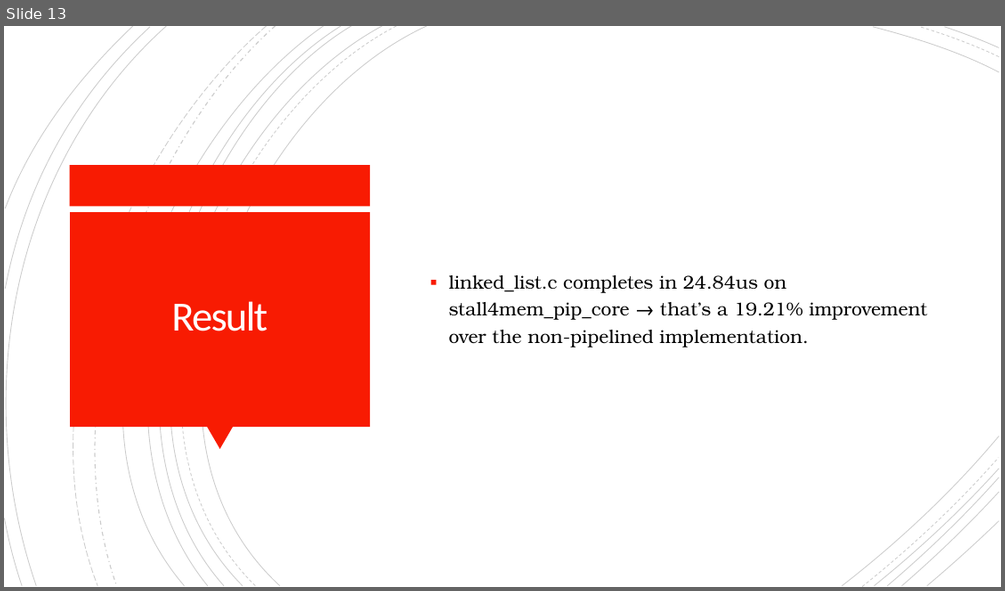
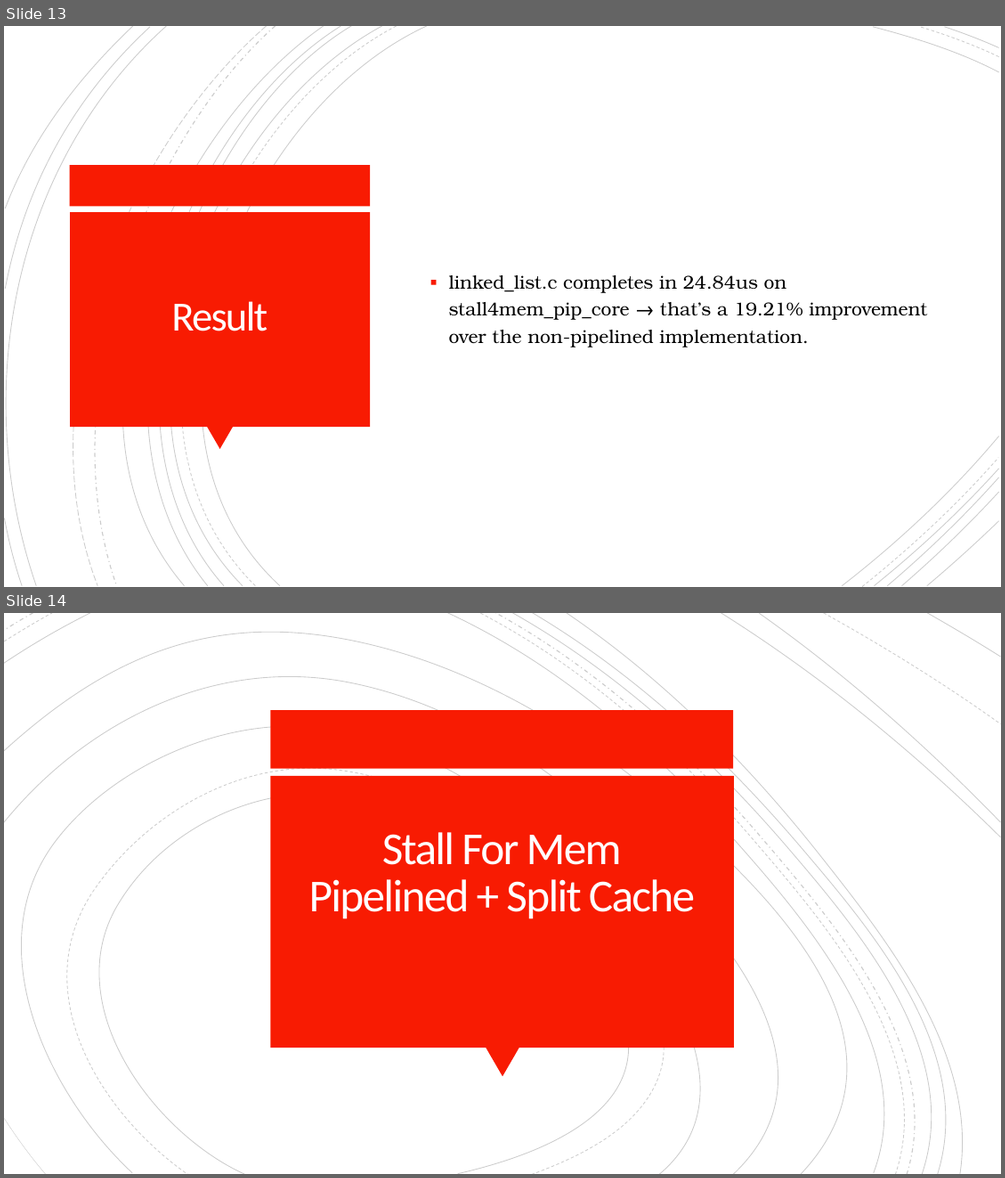
Before and after one commit to mrinav-saxena/riscv_verif0, a slide deck: rtl/core/multi_cycle/stall_for_mem_core.pptx. Shown one above the other, each under a label of ours: slide 13 before the commit, slides 13 and 14 after it. The pictures are 1005x591 and 1005x1178 pixels, drawn with LibreOffice and Linux fonts; fonts in the diff are those of the drawing. Boxes give left, top, right and bottom in pixels: in the first picture for what was removed or moved away, otherwise in the second. Text is boxed around its words. In the diff, an @@ line names an element or a change of style, - is before the commit and + after.

Commit message:
refactoring stall4mem_pip for better organization, charting out stall4mem_pip_cached

```diff
--- a/rtl/core/multi_cycle/stall_for_mem_core.pptx
+++ b/rtl/core/multi_cycle/stall_for_mem_core.pptx
@@ slide 14 added at [4,613,1001,1174], background #FFFFFF @@
@@ group added at [4,613,1001,1174]: 19 freeform shapes @@
@@ rectangle added at [270,710,733,769], fill #F81B02 @@
@@ rectangle added at [270,776,734,1047], fill #F81B02 @@
@@ title added at [309,832,695,919], 44 pt, text #FFFEFF @@
+Stall For Mem
+Pipelined + Split Cache
@@ triangle added at [485,1047,519,1076], fill #F81B02 @@
```
Also in this commit, not shown: 1 other slide added, 3 other files.
